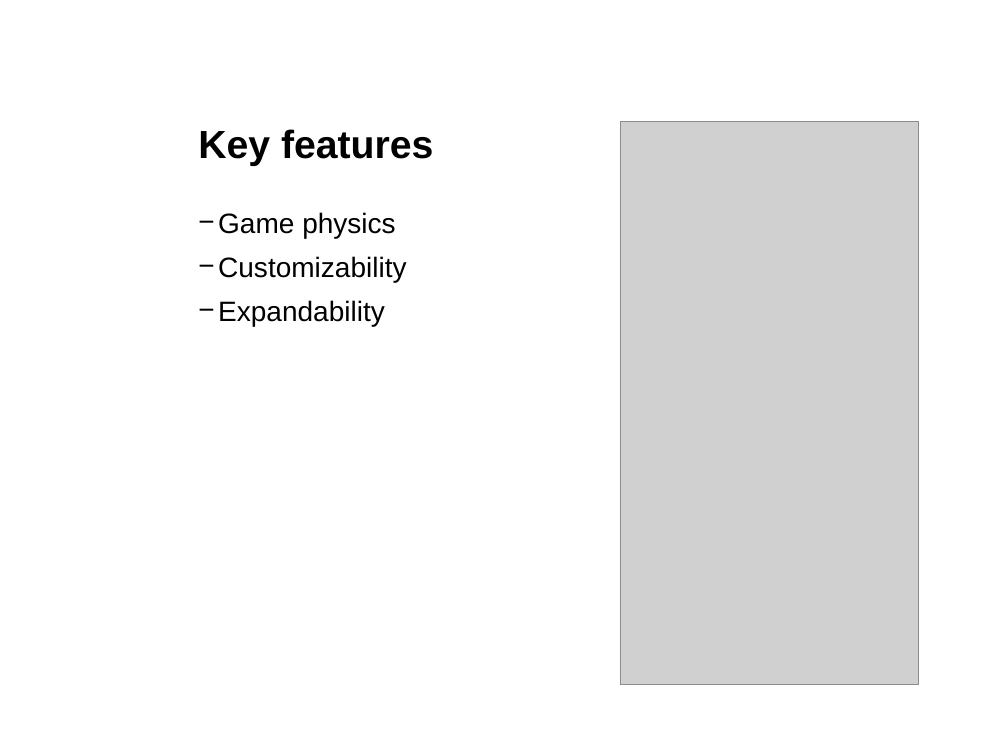
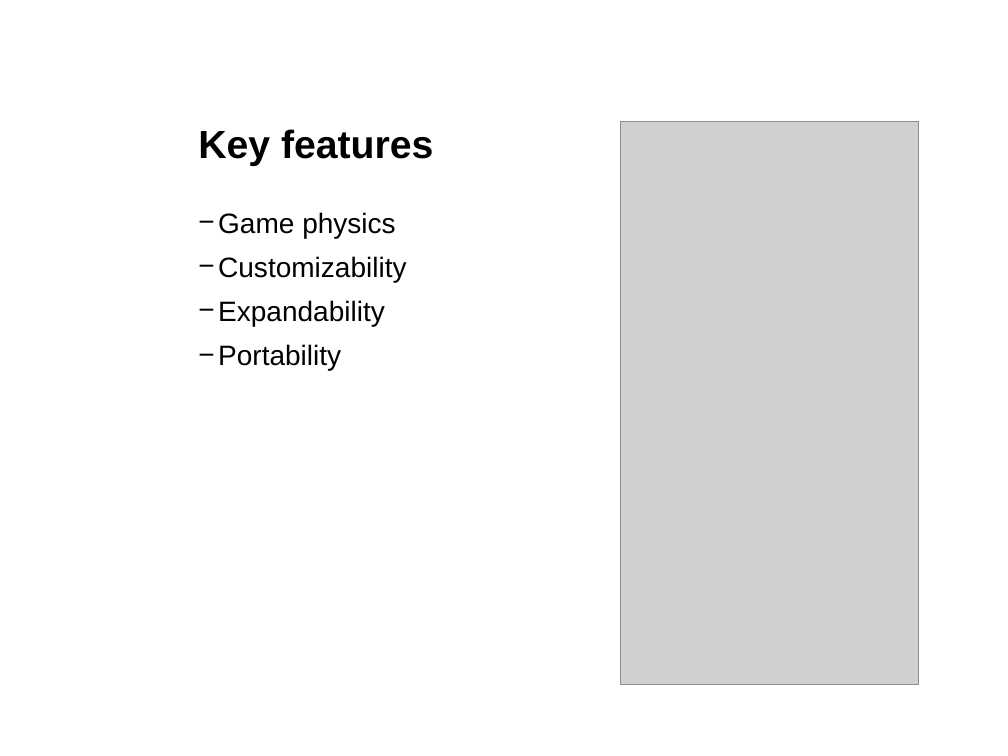
Before and after one commit to boskoop/comet-pinball, a slide deck: slide 4 of doc/presentation/presentation.pptx. Drawn at 1008x756 pixels with LibreOffice and Linux fonts; fonts in the diff are those of the drawing; grey boxes stand for pictures; background and template pictures are left out. Boxes give left, top, right and bottom in pixels: in the first picture for what was removed or moved away, otherwise in the second. Text is boxed around its words. In the diff, an @@ line names an element or a change of style, - is before the commit and + after.

```diff
--- a/doc/presentation/presentation.pptx
+++ b/doc/presentation/presentation.pptx
@@ text at (218, 344, 341, 370): paragraph added @@
+    − Portability
```
Also in this commit, not shown: 1 other slide changed, 2 slides added, 1 other file.
